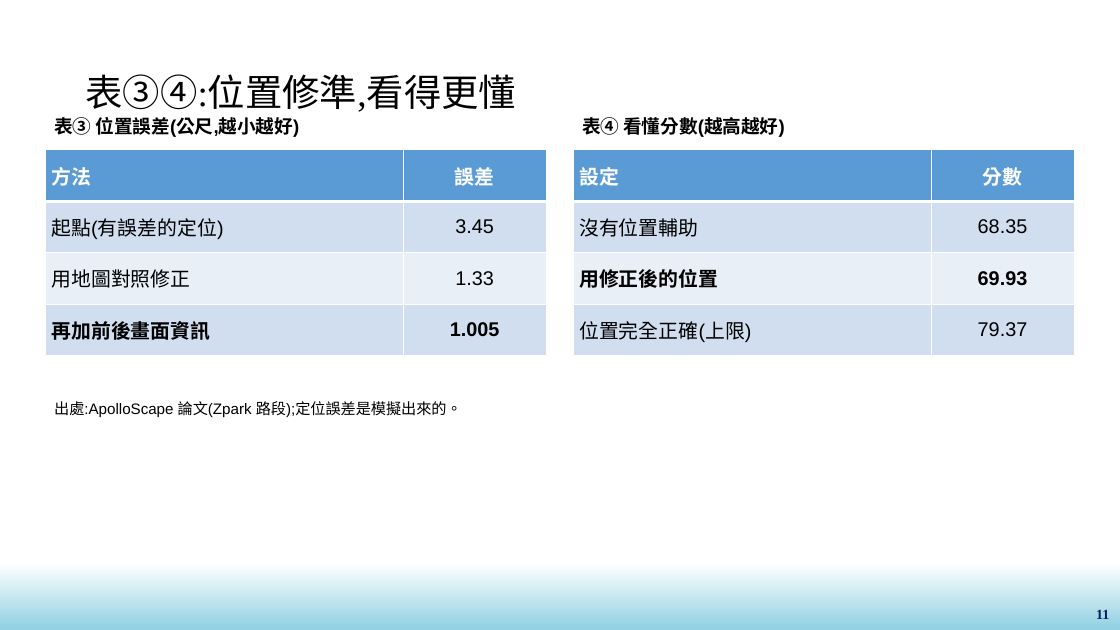
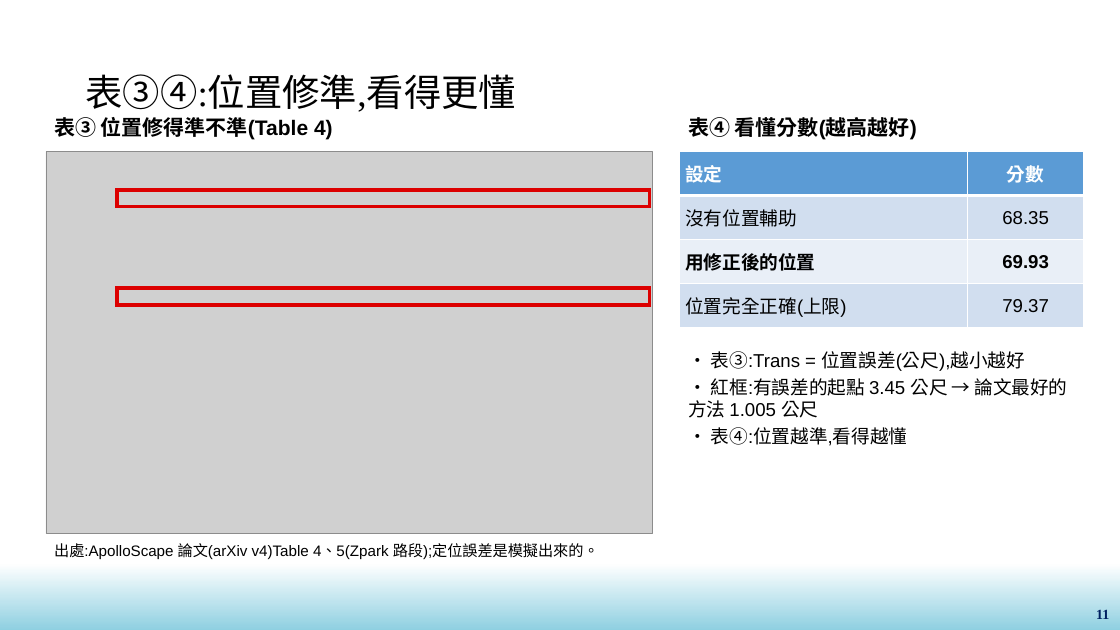
Before and after one commit to yivanee15-ai/taiwan_germany_project, a slide deck: slide 11 of apolloscape_plain.pptx. Drawn at 1120x630 pixels with LibreOffice and Linux fonts; fonts in the diff are those of the drawing; grey boxes stand for pictures; background and template pictures are left out. Boxes give left, top, right and bottom in pixels: in the first picture for what was removed or moved away, otherwise in the second. Text is boxed around its words. In the diff, an @@ line names an element or a change of style, - is before the commit and + after.

```diff
--- a/apolloscape_plain.pptx
+++ b/apolloscape_plain.pptx
@@ text at (54,117,333,140): text changed; size 16 to 18 pt @@
-表③ 位置誤差(公尺,越小越好)
+表③ 位置修得準不準(Table 4)
@@ text "表④ 看懂分數(越高越好)": place and size @@
-text "表④ 看懂分數(越高越好)" at (582,117,784,137)
+text "表④ 看懂分數(越高越好)" at (688,114,917,140)
@@ text "表④ 看懂分數(越高越好)" at (688,114,917,140): size 16 to 18 pt @@
@@ table removed at (46,150,546,355), 4 rows, 2 columns @@
-方法 | 誤差
-起點(有誤差的定位) | 3.45
-用地圖對照修正 | 1.33
-再加前後畫面資訊 | 1.005
@@ picture added at (46,151,653,534) @@
@@ table at (680,151,1083,328) @@
@@ size 17 to 16 pt @@
@@ table: place and size @@
-table at (574,150,1074,355)
+table at (680,151,1083,328)
@@ rectangle added at (117,190,649,206), outline #DC0000 3 pt @@
@@ rectangle added at (117,288,649,305), outline #DC0000 3 pt @@
@@ text added at (688,351,1068,446), 16 pt, text #000000 @@
+• 表③:Trans = 位置誤差(公尺),越小越好
+• 紅框:有誤差的起點 3.45 公尺 → 論文最好的方法 1.005 公尺
+• 表④:位置越準,看得越懂
@@ text at (54,543,599,559): text changed @@
-出處:ApolloScape 論文(Zpark 路段);定位誤差是模擬出來的。
+出處:ApolloScape 論文(arXiv v4)Table 4、5(Zpark 路段);定位誤差是模擬出來的。
```
Also in this commit, not shown: 2 other slides changed, 1 slide added, 1 other file.
